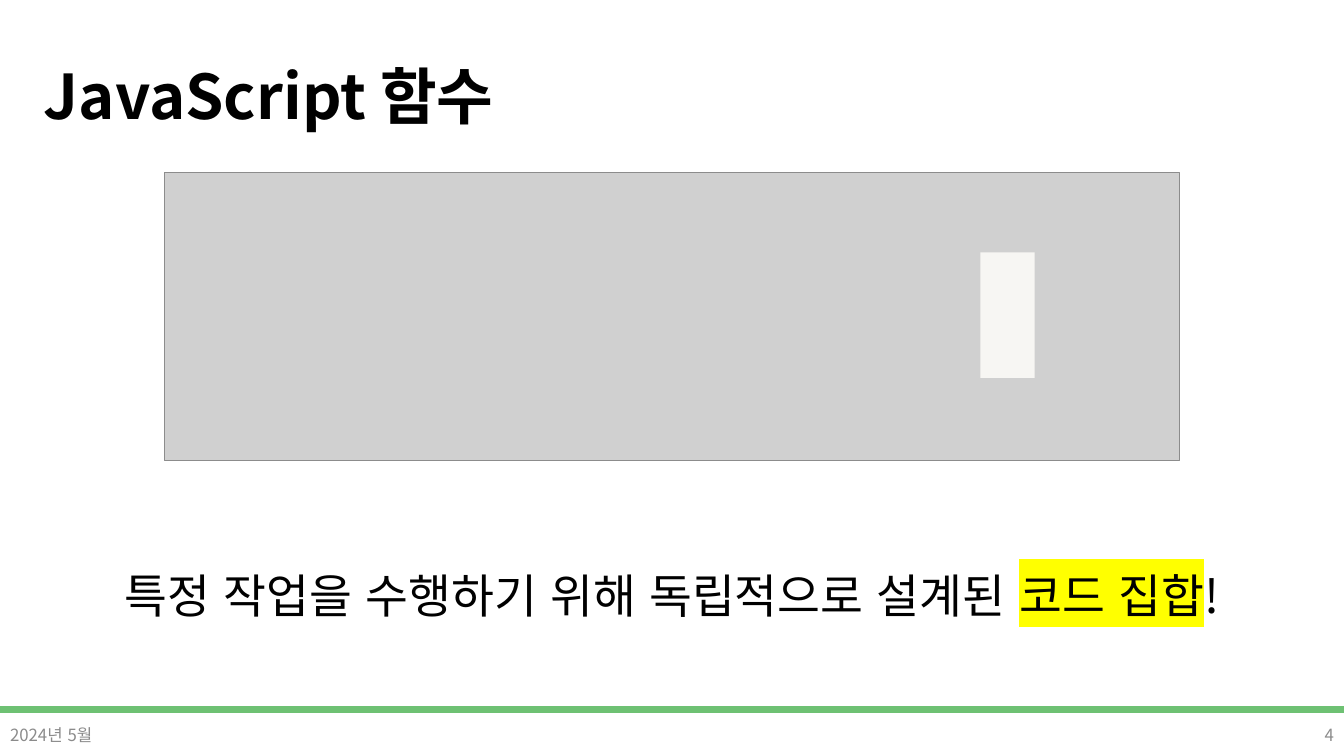
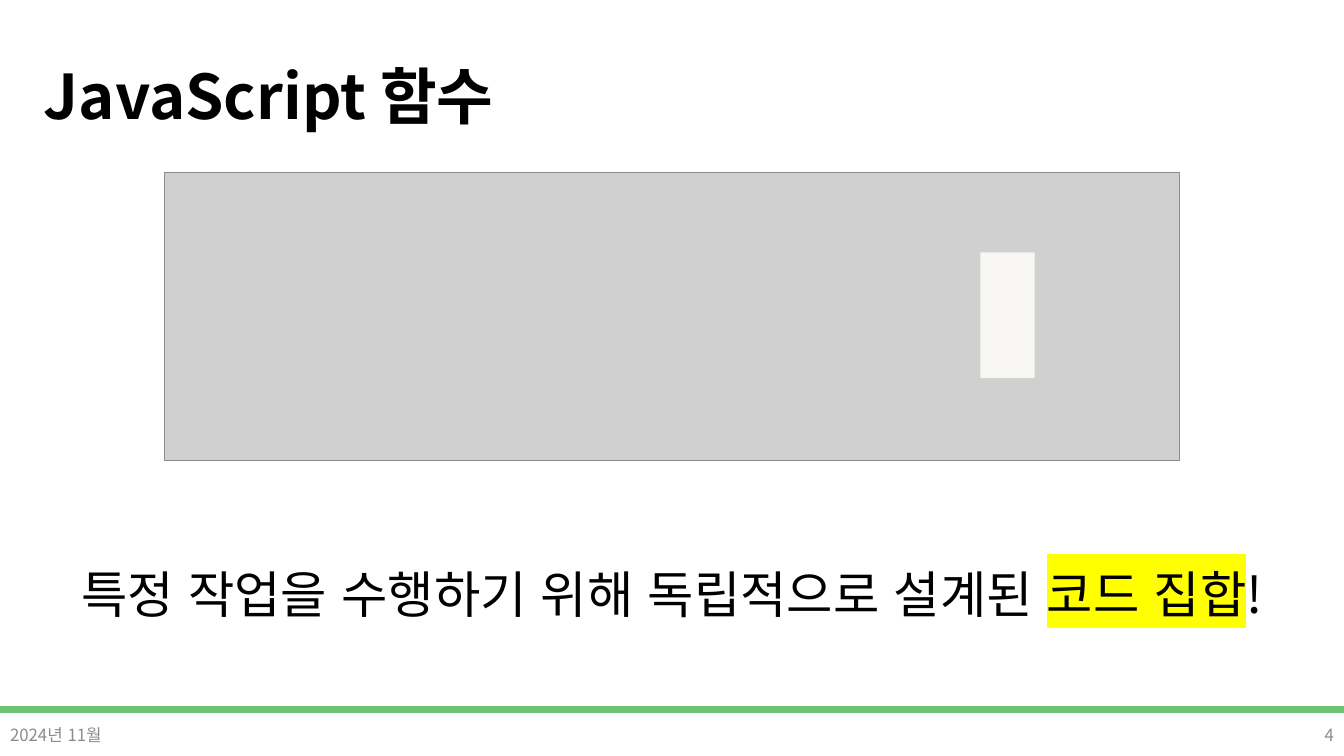
Before and after one commit to DevDamon0527/SeSAC_Yeongdeungpo_Campus_6th, a slide deck: slide 4 of material/[SeSAC_YDP_6] 04_3_Javascript.pptx. Drawn at 1344x756 pixels with LibreOffice and Linux fonts; fonts in the diff are those of the drawing; grey boxes stand for pictures; background and template pictures are left out. Boxes give left, top, right and bottom in pixels: in the first picture for what was removed or moved away, otherwise in the second. Text is boxed around its words. In the diff, an @@ line names an element or a change of style, - is before the commit and + after.

```diff
--- a/material/[SeSAC_YDP_6] 04_3_Javascript.pptx
+++ b/material/[SeSAC_YDP_6] 04_3_Javascript.pptx
@@ text "특정 작업을 수행하기 위해 독립적으로 ..." at (81,562,1263,626): size 33.3 to 36 pt; line spacing 1.5 to 1.4 @@
@@ text at (10,727,102,742): text changed @@
-2024년 5월
+2024년 11월
```
Also in this commit, not shown: 31 other slides changed, 2 slides added, 1 slide removed, 13 other files.
